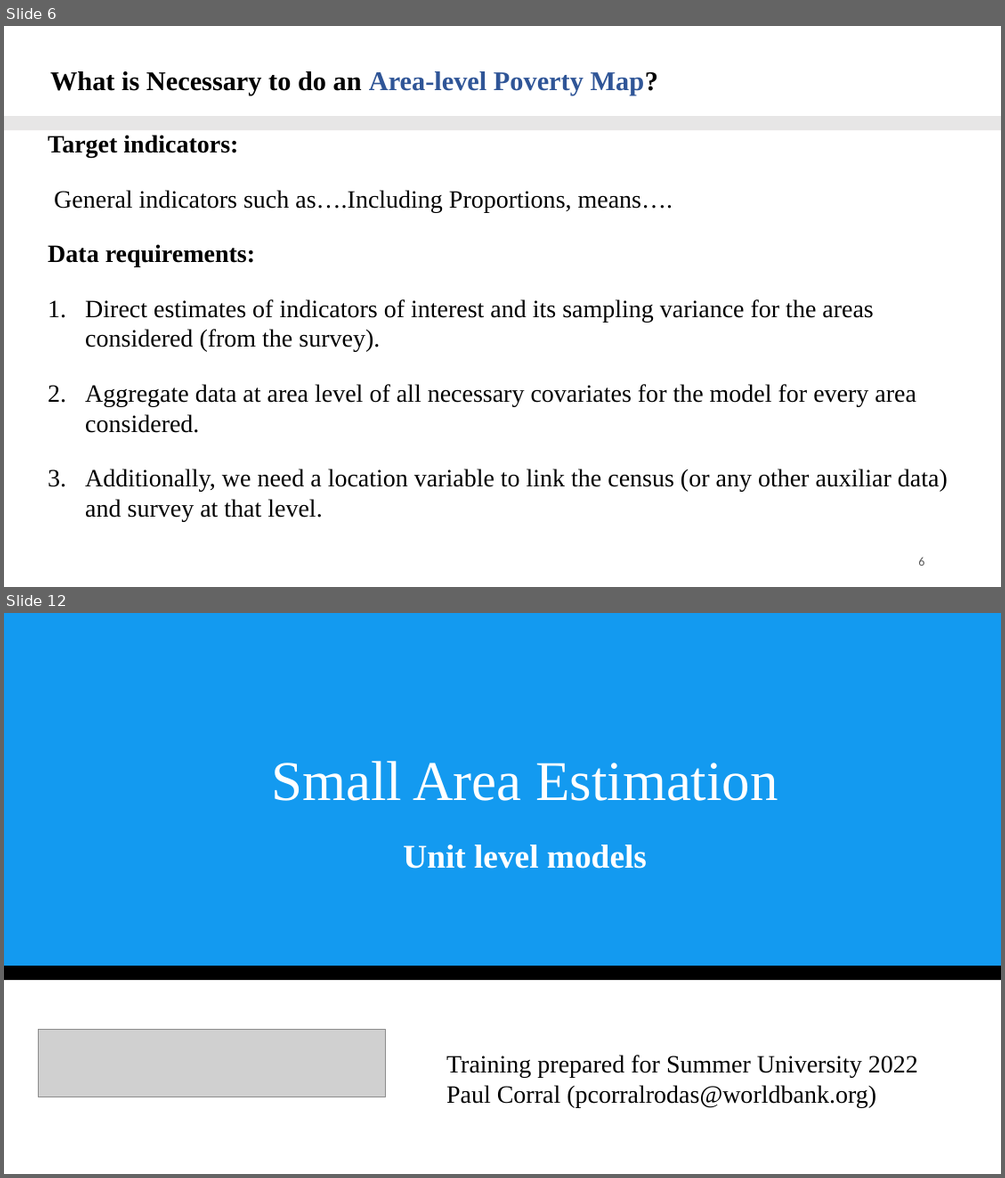
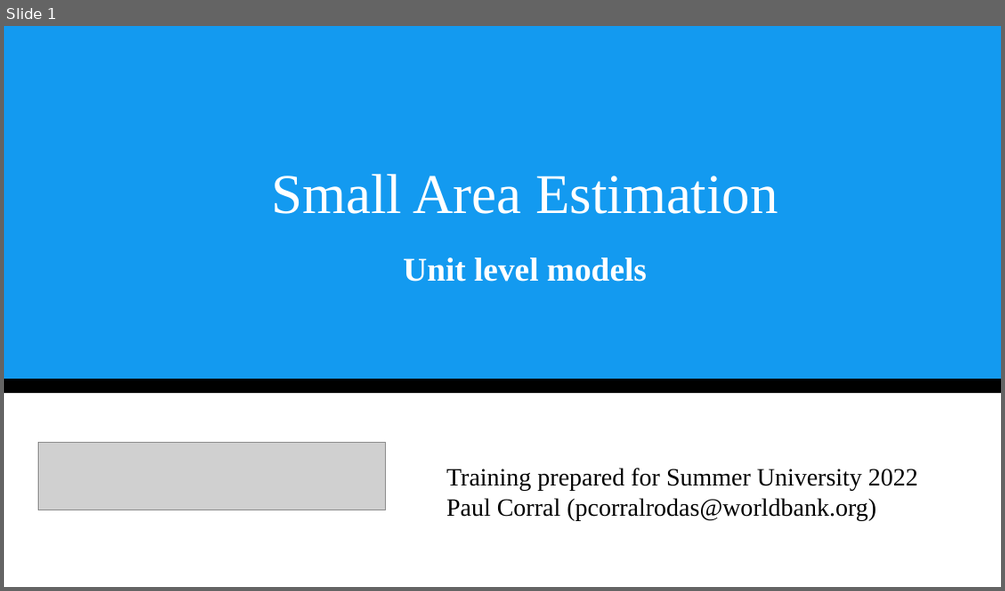
Before and after one commit to pcorralrodas/wb_sae_training, a slide deck: 03.Presentations/Small Area Estimation.pptx. Shown one above the other, each under a label of ours: slides 6 and 12 before the commit, slide 1 after it; the slides between them are not shown. The pictures are 1005x1178 and 1005x591 pixels, drawn with LibreOffice and Linux fonts; fonts in the diff are those of the drawing; grey boxes stand for pictures. Boxes give left, top, right and bottom in pixels: in the first picture for what was removed or moved away, otherwise in the second. Text is boxed around its words. In the diff, an @@ line names an element or a change of style, - is before the commit and + after.

Commit message:
Area level adds
- Add of area-level PPT
- Add FH folder in dofiles

```diff
--- a/03.Presentations/Small Area Estimation.pptx
+++ b/03.Presentations/Small Area Estimation.pptx
@@ slide 6 removed at bbox=[4, 26, 1001, 587], background #FFFFFF @@
@@ title removed at bbox=[50, 71, 658, 95] @@
-What is Necessary to do an Area-level Poverty Map?
@@ rectangle removed at bbox=[4, 116, 1001, 130] @@
@@ text removed at bbox=[48, 135, 947, 521] @@
-Target indicators:
-General indicators such as….Including Proportions, means….
-Data requirements:
-1. Direct estimates of indicators of interest and its sampling variance for the areas considered (from the survey).
-2. Aggregate data at area level of all necessary covariates for the model for every area considered.
-3. Additionally, we need a location variable to link the census (or any other auxiliar data) and survey at that level.
@@ page number removed at bbox=[918, 556, 924, 565] @@
-6
@@ what was slide 12 is now slide 1 @@
```
Also in this commit, not shown: 1 slide changed, 10 other slides removed, 4 other files.
